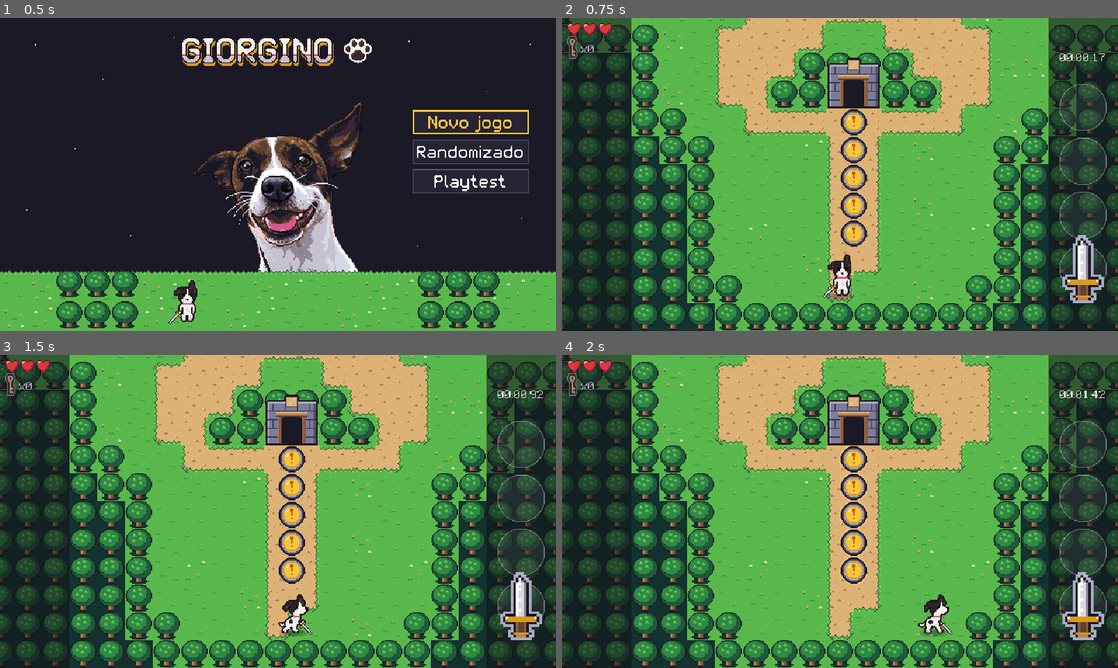
Above: before the commit, frames 1-4 (two rows, left to right).
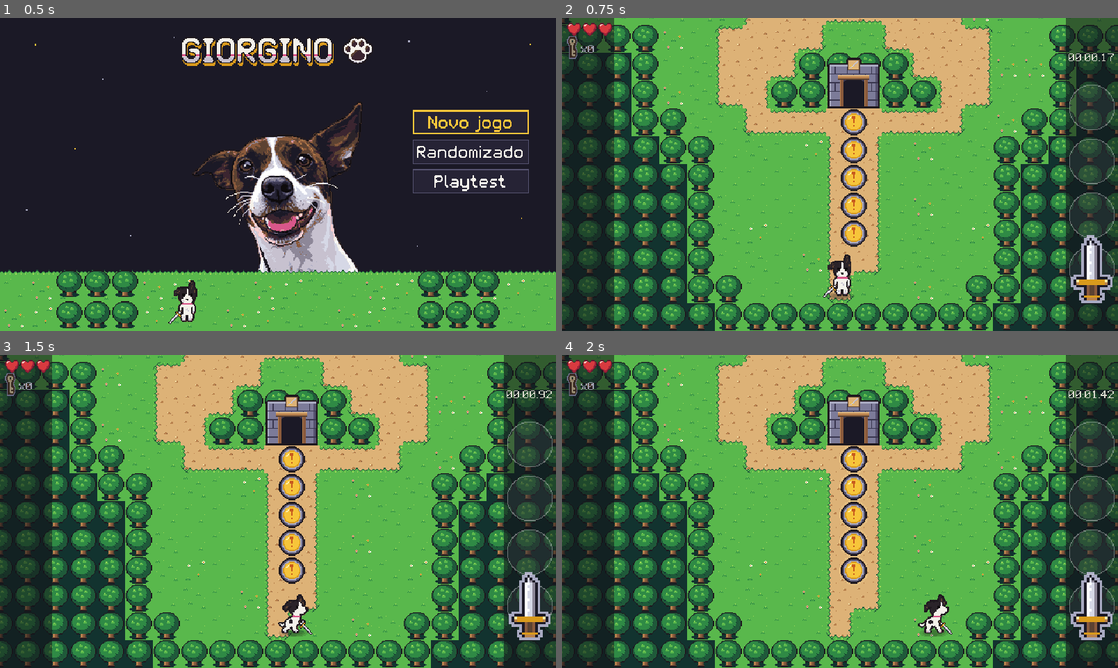
Above: after the commit, the same moments.

Repository: marcelozorza/Alttp2
Game: Godot game, scene res://ui/title_screen.tscn
The game is run twice, just before and just after one commit, with the same random seed, the same clock (stepped at 60 frames per second) and the same inputs.
Inputs (mouse positions are in pixels of both pictures, inside the frame that each line leads up to):
- Up to frame 1 (0.5 s): no input
- Up to frame 2 (0.75 s): click "Novo jogo" at 0.5 s
- Up to frame 3 (1.5 s): tap Enter (ui_accept) at 1.25 s; move the mouse to (400, 495) at 1.27 s; hold D (move_right) from 1.28 s (still down); hold J (attack) from 1.28 s (still down); click (400, 495) at 1.42 s
- Up to frame 4 (2 s): keep holding D (move_right); keep holding J (attack); tap Space (jump) at 1.52 s

Frame 1 is identical in both runs. In frame 2, 5.8% of the frame differs, in the area x 9-100%, y 0-100%; in frame 3, 5.8%; in frame 4, 5.8%.

Commit message:
Celular: quadro 16:9 inteiro no meio, controles nas faixas opacas que sobram
Com as faixas por cima, a saída de algumas salas ficava escondida.

Co-Authored-By: Claude Opus 5.5 <noreply@anthropic.com>
Claude-Session: https://claude.ai/code/session_016s7New3mBxyjumocdfjZd3

Diff:
--- a/project.godot
+++ b/project.godot
@@ -32,7 +32,7 @@
 window/size/window_width_override=1280
 window/size/window_height_override=720
 window/stretch/mode="viewport"
-window/stretch/aspect="keep"
+window/stretch/aspect="expand"
 window/stretch/scale_mode="integer"
 window/handheld/orientation=4
 
--- a/ui/hud.gd
+++ b/ui/hud.gd
@@ -1,7 +1,7 @@
 extends Control
-## HUD da versão de celular (decisões de Marcelo em 2026-11-14). O jogo ocupa
-## a tela inteira e o HUD fica em faixas pretas meio transparentes nos lados,
-## por cima do jogo (ui/hud_layout.gd).
+## HUD da versão de celular (decisões de Marcelo em 2026-11-14). O quadro de
+## jogo de 16:9 fica inteiro no meio da tela e o HUD vai para as faixas
+## opacas que sobram dos lados (ui/hud_layout.gd).
 ##
 ## Faixa esquerda: a vida em corações de dois pontos, o contador de chaves
 ## pequenas, sempre à vista, mesmo em zero, com a chave grande depois de
@@ -27,9 +27,9 @@
 const HEART_STEP := Vector2(18.0, 16.0)
 ## Chave e número apagados, quando não há nenhuma.
 const NO_KEY_TINT := Color(0.62, 0.62, 0.68, 1.0)
-## Faixas por cima do jogo, pretas e meio transparentes, em qualquer tela
-## (tela cheia, pedido de Marcelo em 2026-11-14).
-const SIDE_COLOR := Color(0.07, 0.07, 0.09, 0.55)
+const SIDE_COLOR := Color(0.07, 0.07, 0.09, 1.0)
+## Faixa que entra no jogo, numa tela sem sobra suficiente.
+const OVERLAP_COLOR := Color(0.07, 0.07, 0.09, 0.55)
 const TEXT_COLOR := Color(0.85, 0.85, 0.8, 1.0)
 ## Aro e fundo de cada botão de ação.
 const RING_COLOR := Color(1.0, 1.0, 1.0, 0.35)
@@ -72,8 +72,9 @@
 func _draw() -> void:
 	var screen := get_viewport_rect().size
 	if show_bar:
-		draw_rect(HudLayout.left_side(screen), SIDE_COLOR)
-		draw_rect(HudLayout.right_side(screen), SIDE_COLOR)
+		var color := OVERLAP_COLOR if HudLayout.overlaps(screen) else SIDE_COLOR
+		draw_rect(HudLayout.left_side(screen), color)
+		draw_rect(HudLayout.right_side(screen), color)
 	var player := get_tree().get_first_node_in_group("player") as Player
 	var chapter := get_tree().get_first_node_in_group("chapter") as Chapter
 	var left := HudLayout.left_side(screen)
--- a/ui/hud_layout.gd
+++ b/ui/hud_layout.gd
@@ -1,12 +1,16 @@
 class_name HudLayout
 ## Onde cada peça do HUD e dos controles de toque fica, nas faixas dos lados
-## do quadro de jogo (GameView), por cima do jogo e meio transparentes. O
-## quadro é fixo em 640x360, então cada faixa tem MIN_SIDE pixels.
+## do quadro de jogo (GameView), pela largura da tela. O quadro de 16:9 fica
+## inteiro no meio e as faixas ocupam o que sobra dos lados, opacas, sem cobrir
+## o jogo (pedido de Marcelo em 2026-11-14: um amigo dele não via a saída de
+## uma sala sob a faixa). Num celular deitado de 2400x1080 sobram 80 pixels de
+## cada lado, num de 2280x1080, 60. Só numa tela com menos que MIN_SIDE de sobra
+## (16:9 do computador) a faixa entra no jogo, meio transparente.
 ##
 ## Faixa esquerda: corações, chaves e minimapa no alto, direcional embaixo.
 ## Faixa direita: mapa e pausa no alto, o tempo, e a coluna dos quatro botões.
 
-const MIN_SIDE := 80.0
+const MIN_SIDE := 60.0
 ## Botões de ação numa coluna na faixa direita (pedido de Marcelo em
 ## 2026-11-14, depois de jogar o losango: área de toque maior, só o ícone,
 ## sem as cores do Super Famicom). Cada botão é uma fileira inteira da coluna,
@@ -29,13 +33,19 @@
 const STICK_RADIUS := 30.0
 ## Folga entre a borda da tela e as peças.
 const MARGIN := 6.0
-## Botões pequenos de mapa e pausa, no alto da faixa direita.
-const SMALL_BUTTON := Vector2(34.0, 26.0)
+## Botões pequenos de mapa e pausa, lado a lado no alto da faixa direita.
+const SMALL_BUTTON := Vector2(26.0, 24.0)
+const SMALL_GAP := 2.0
 
 
 ## Largura de cada faixa lateral.
 static func side_width(screen: Vector2) -> float:
 	return maxf(MIN_SIDE, floorf((screen.x - GameView.SIZE.x) / 2.0))
+
+
+## A faixa entra no quadro de jogo (tela sem sobra suficiente).
+static func overlaps(screen: Vector2) -> bool:
+	return (screen.x - GameView.SIZE.x) / 2.0 < MIN_SIDE
 
 
 static func left_side(screen: Vector2) -> Rect2:
@@ -87,10 +97,10 @@
 
 
 static func map_rect(screen: Vector2) -> Rect2:
-	var side := right_side(screen)
-	return Rect2(Vector2(side.position.x + MARGIN, MARGIN), SMALL_BUTTON)
+	var middle := right_side(screen).get_center().x
+	return Rect2(Vector2(middle - SMALL_GAP / 2.0 - SMALL_BUTTON.x, MARGIN).floor(), SMALL_BUTTON)
 
 
 static func pause_rect(screen: Vector2) -> Rect2:
-	var side := right_side(screen)
-	return Rect2(Vector2(side.end.x - MARGIN - SMALL_BUTTON.x, MARGIN), SMALL_BUTTON)
+	var middle := right_side(screen).get_center().x
+	return Rect2(Vector2(middle + SMALL_GAP / 2.0, MARGIN).floor(), SMALL_BUTTON)
--- a/util/game_view.gd
+++ b/util/game_view.gd
@@ -1,10 +1,11 @@
 class_name GameView
 ## Área de jogo da versão de celular (decisões de Marcelo em 2026-11-14): um
-## quadro fixo de 640x360, 16:9. Começou em 4:3 (480x360), passou a 576x360 e
-## depois à tela cheia. Na tela cheia o celular dele ficou pesado, então o jogo
-## voltou ao 16:9 original e não estica mais: num celular mais largo sobram
-## barras pretas dos lados. O HUD e os controles ficam dentro do quadro, por
-## cima do jogo, em faixas meio transparentes (ui/hud_layout.gd).
+## quadro fixo de 640x360, 16:9, com a largura de sala do Windows. Ele fica
+## inteiro no meio da tela, e o que sobra dos lados num celular mais largo vira
+## as faixas opacas do HUD e dos controles (ui/hud_layout.gd). A câmera conta
+## só com este quadro. O caminho até aqui: 4:3 (480x360), 576x360, tela cheia
+## com faixas por cima do jogo e 16:9 com faixas por cima. Por cima, a faixa
+## escondia a saída das salas.
 
 ## Tamanho do quadro de jogo, em pixels.
 const SIZE := Vector2(640.0, 360.0)
Not shown, changed: docs/design.md
